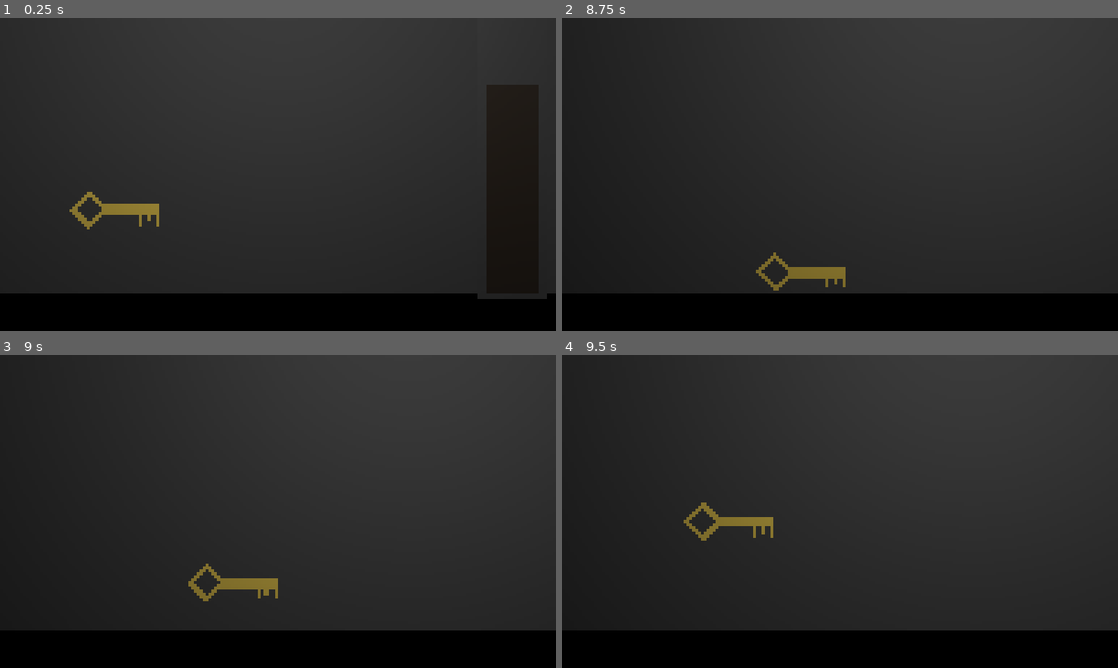
Above: before the commit, frames 1-4 (two rows, left to right).
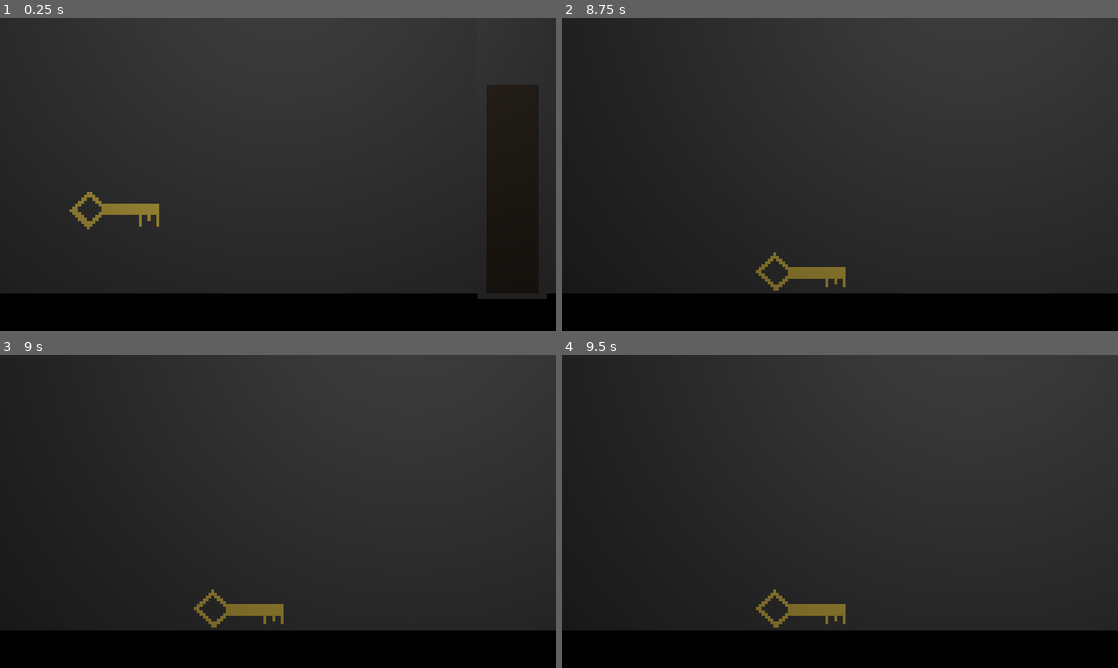
Above: after the commit, the same moments.

Repository: K1aymore/2023-Fall-Jam-Pop
Game: Godot game, scene res://world.tscn
Two runs of this game, one before a commit and one after it. Both use one fixed random seed, a clock stepped at 60 frames per second and the inputs below.
Inputs (mouse positions are in pixels of both pictures, inside the frame that each line leads up to):
- Up to frame 1 (0.25 s): no input
- Up to frame 2 (8.75 s): move the mouse to (962, 158) at 0.52 s; press the mouse at (962, 158) at 0.53 s; hold D (right) 0.53-1.25 s; release the mouse at (962, 158) at 1.25 s; tap Enter at 1.25, 2.75, 5 s; drag from (728, 190) to (812, 237) at 1.27 s; tap Space at 2, 3.5, 5.75 s; move the mouse to (895, 105) at 2.02 s; hold D (right) 2.03-2.75 s; tap P (test) at 2.1, 5.1, 8.1 s; drag from (812, 237) to (673, 127) at 2.77 s; move the mouse to (1006, 221) at 3.52 s; press the mouse at (1006, 221) at 3.53 s; hold A (left) 3.53-4.25 s; release the mouse at (1006, 221) at 4.25 s; drag from (673, 127) to (756, 96) at 4.27 s; move the mouse to (867, 174) at 5.02 s; hold S (back) 5.03-5.75 s; click (867, 174) at 5.17 s; drag from (756, 96) to (728, 190) at 5.77 s; move the mouse to (962, 158) at 6.52 s; press the mouse at (962, 158) at 6.53 s; hold W (forward) 6.53-7.25 s; release the mouse at (962, 158) at 7.25 s; drag from (728, 190) to (812, 237) at 7.27 s; move the mouse to (895, 105) at 8.02 s; hold S (back) from 8.03 s (still down)
- Up to frame 3 (9 s): release S (back) at 8.75 s; drag from (250, 574) to (111, 464) at 8.77 s
- Up to frame 4 (9.5 s): no input

Frames 1-2 are identical in both runs. In frame 3, 1.2% of the frame differs, in the area x 33-51%, y 66-88%; in frame 4, 1.2%, in the area x 21-51%, y 47-88%.

Commit message:
Fix ortho drgging

Diff:
--- a/Player.gd
+++ b/Player.gd
@@ -67,12 +67,14 @@
 	match mode:
 		PERSPECTIVE:
 			$PerspectiveCam.current = true
+			$ClickerOrthoCam.current = false
 			%OrthoCam.current = false
 			Input.set_mouse_mode(Input.MOUSE_MODE_CAPTURED)
 			get_parent().setPerspective()
 			state = PERSPECTIVE
 		ORTHO:
-			$PerspectiveCam.current = true
+			$PerspectiveCam.current = false
+			$ClickerOrthoCam.current = true
 			%OrthoCam.current = true
 			Input.set_mouse_mode(Input.MOUSE_MODE_VISIBLE)
 			get_parent().setOrtho()
--- a/player.tscn
+++ b/player.tscn
@@ -16,6 +16,11 @@
 shape = SubResource("BoxShape3D_w8ucq")
 
 [node name="PerspectiveCam" type="Camera3D" parent="."]
+
+[node name="ClickerOrthoCam" type="Camera3D" parent="."]
+projection = 1
+current = true
+size = 3.0
 
 [node name="SubViewportContainer" type="SubViewportContainer" parent="." groups=["Ortho"]]
 texture_filter = 1
